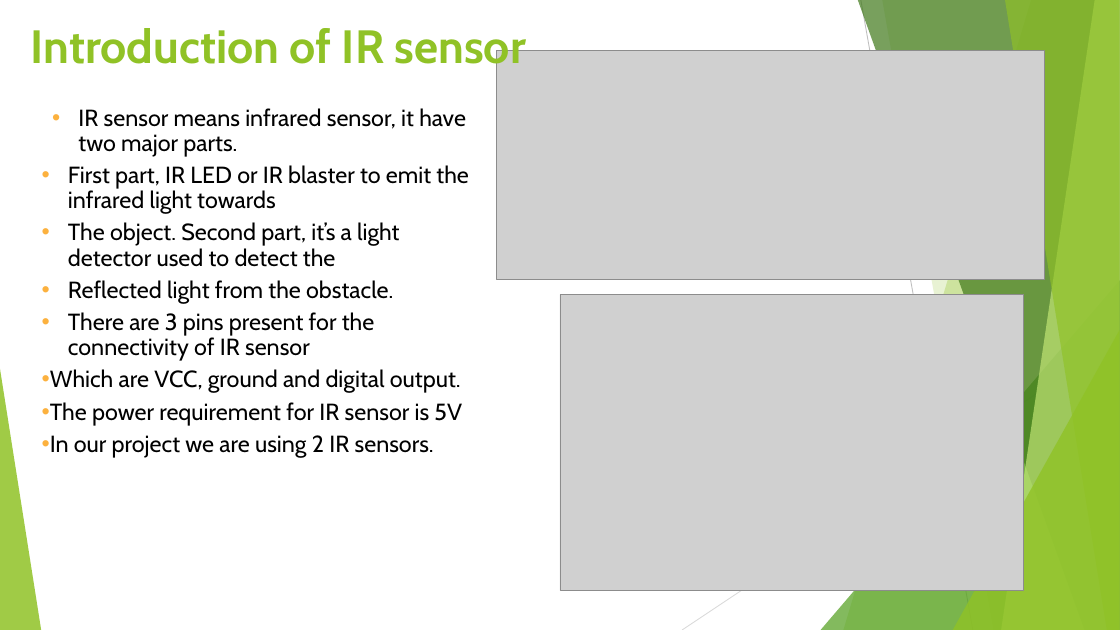
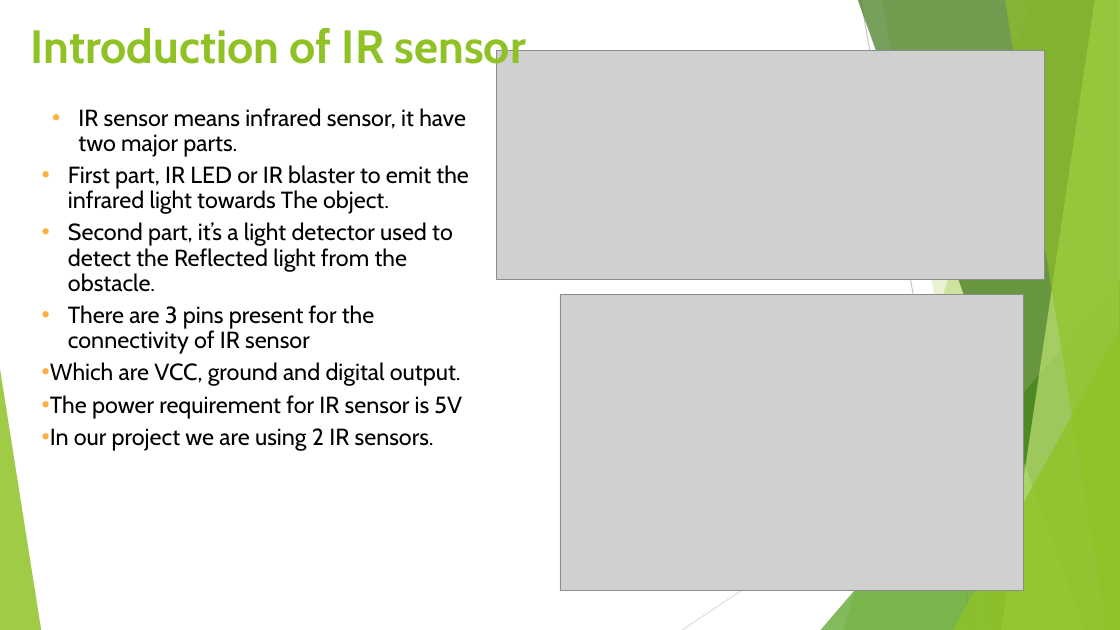
Before and after one commit to gov466/Capstone-project, a slide deck: slide 4 of Interfacing the IR sensor with Arduino/interfacing of IR sensors with Arduino.pptx. Drawn at 1120x630 pixels with LibreOffice and Linux fonts; fonts in the diff are those of the drawing; grey boxes stand for pictures. Boxes give left, top, right and bottom in pixels: in the first picture for what was removed or moved away, otherwise in the second. Text is boxed around its words. In the diff, an @@ line names an element or a change of style, - is before the commit and + after.

```diff
--- a/Interfacing the IR sensor with Arduino/interfacing of IR sensors with Arduino.pptx
+++ b/Interfacing the IR sensor with Arduino/interfacing of IR sensors with Arduino.pptx
@@ text at (68,165,469,292): text changed @@
-• First part, IR LED or IR blaster to emit the infrared light towards
-• The object. Second part, it’s a light detector used to detect the
-• Reflected light from the obstacle.
+• First part, IR LED or IR blaster to emit the infrared light towards The object.
+• Second part, it’s a light detector used to detect the Reflected light from the obstacle.
```
Also in this commit, not shown: 1 other slide changed.
